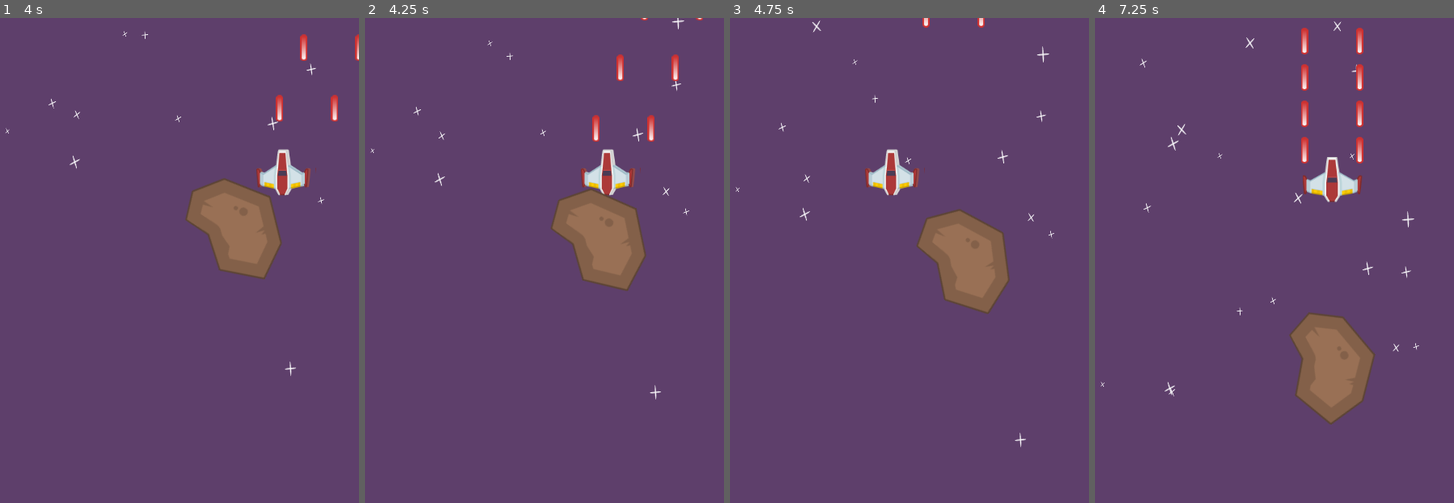
Above: before the commit, frames 1-4 (left to right).
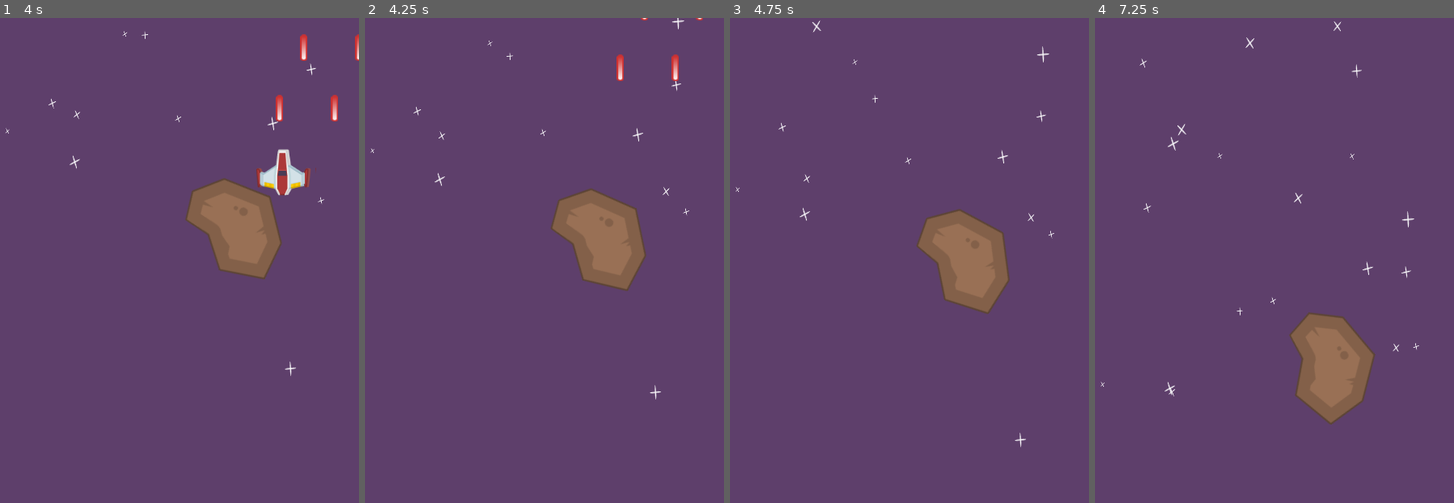
Above: after the commit, the same moments.

Repository: CodeNMore/Yet-Another-Space-Shooter
Game: Godot game, scene res://MainScenes/Gameplay.tscn
The game is run twice, just before and just after one commit, with the same random seed, the same clock (stepped at 60 frames per second) and the same inputs.
Inputs:
- Up to frame 1 (4 s): hold D (move_right) 0.53-1.28 s; hold Space (shoot) 0.53-1.28 s; hold S (move_down) 1.28-2.03 s; tap Space (shoot) at 1.35, 2.85 s; hold D (move_right) 2.03-2.78 s; hold Space (shoot) 2.03-2.78 s; hold W (move_up) 2.78-3.53 s; hold A (move_left) from 3.53 s (still down); hold Space (shoot) from 3.53 s (still down)
- Up to frame 2 (4.25 s): keep holding A (move_left); keep holding Space (shoot)
- Up to frame 3 (4.75 s): keep holding A (move_left); release Space (shoot) at 4.28 s; tap Space (shoot) at 4.35 s
- Up to frame 4 (7.25 s): release A (move_left) at 5.03 s; hold S (move_down) 5.03-5.78 s; hold Space (shoot) 5.03-5.78 s; hold D (move_right) 5.78-6.53 s; tap Space (shoot) at 5.85 s; hold W (move_up) from 6.53 s (still down); hold Space (shoot) from 6.53 s (still down)

Frame 1 is identical in both runs. In frame 2, 1.0% of the frame differs, in the area x 60-81%, y 20-37%; in frame 3, 0.8%; in frame 4, 1.6%, in the area x 57-75%, y 2-38%.

Commit message:
Episode 14

Diff:
--- a/Meteor/Meteor.gd
+++ b/Meteor/Meteor.gd
@@ -9,10 +9,15 @@
 
 var speed: float = 0
 var rotationRate: float = 0
+var playerInArea: Player = null
 
 func _ready():
 	speed = rand_range(minSpeed, maxSpeed)
 	rotationRate = rand_range(minRotationRate, maxRotationRate)
+
+func _process(delta):
+	if playerInArea != null:
+		playerInArea.damage(1)
 
 func _physics_process(delta):
 	rotation_degrees += rotationRate * delta
@@ -26,3 +31,11 @@
 
 func _on_VisibilityNotifier2D_screen_exited():
 	queue_free()
+
+func _on_Meteor_area_entered(area):
+	if area is Player:
+		playerInArea = area
+
+func _on_Meteor_area_exited(area):
+	if area is Player:
+		playerInArea = null
--- a/Meteor/Meteor.tscn
+++ b/Meteor/Meteor.tscn
@@ -14,10 +14,12 @@
 texture = ExtResource( 1 )
 
 [node name="CollisionPolygon2D" type="CollisionPolygon2D" parent="."]
-visible = false
 polygon = PoolVector2Array( -43.25, -41, 14.25, -53.75, 59, -15.25, 66.75, 32.25, 16, 54, -21.25, 27, -52.75, 28, -66.5, -5.5 )
 
 [node name="VisibilityNotifier2D" type="VisibilityNotifier2D" parent="."]
+visible = false
 position = Vector2( 1.75, 0.500006 )
 scale = Vector2( 7.325, 5.95 )
+[connection signal="area_entered" from="." to="." method="_on_Meteor_area_entered"]
+[connection signal="area_exited" from="." to="." method="_on_Meteor_area_exited"]
 [connection signal="screen_exited" from="VisibilityNotifier2D" to="." method="_on_VisibilityNotifier2D_screen_exited"]
--- a/Player/Player.gd
+++ b/Player/Player.gd
@@ -1,4 +1,5 @@
 extends Area2D
+class_name Player
 
 var plBullet := preload("res://Bullet/Bullet.tscn")
 
@@ -8,6 +9,7 @@
 
 export var speed: float = 100
 export var fireDelay: float = 0.1
+export var life: int = 3
 var vel := Vector2(0, 0)
 
 func _process(delta):
@@ -46,3 +48,11 @@
 	var viewRect := get_viewport_rect()
 	position.x = clamp(position.x, 0, viewRect.size.x)
 	position.y = clamp(position.y, 0, viewRect.size.y)
+
+func damage(amount: int):
+	life -= amount
+	print("Player Life = %s" % life)
+
+	if life <= 0:
+		print("PLAYER DIED")
+		queue_free()
--- a/Player/Player.tscn
+++ b/Player/Player.tscn
@@ -9,33 +9,33 @@
 [sub_resource type="AtlasTexture" id=2]
 flags = 4
 atlas = ExtResource( 1 )
-region = Rect2( 99, 0, 99, 77 )
+region = Rect2( 198, 0, 99, 77 )
 
 [sub_resource type="AtlasTexture" id=3]
 flags = 4
 atlas = ExtResource( 1 )
-region = Rect2( 198, 0, 99, 77 )
+region = Rect2( 0, 0, 99, 77 )
 
 [sub_resource type="AtlasTexture" id=4]
 flags = 4
 atlas = ExtResource( 1 )
-region = Rect2( 0, 0, 99, 77 )
+region = Rect2( 99, 0, 99, 77 )
 
 [sub_resource type="SpriteFrames" id=5]
 animations = [ {
 "frames": [ SubResource( 2 ) ],
 "loop": true,
-"name": "Straight",
+"name": "Right",
 "speed": 5.0
 }, {
 "frames": [ SubResource( 3 ) ],
 "loop": true,
-"name": "Right",
+"name": "Left",
 "speed": 5.0
 }, {
 "frames": [ SubResource( 4 ) ],
 "loop": true,
-"name": "Left",
+"name": "Straight",
 "speed": 5.0
 } ]
 
--- a/project.godot
+++ b/project.godot
@@ -8,9 +8,14 @@
 
 config_version=4
 
-_global_script_classes=[  ]
+_global_script_classes=[ {
+"base": "Area2D",
+"class": "Player",
+"language": "GDScript",
+"path": "res://Player/Player.gd"
+} ]
 _global_script_class_icons={
-
+"Player": ""
 }
 
 [application]
